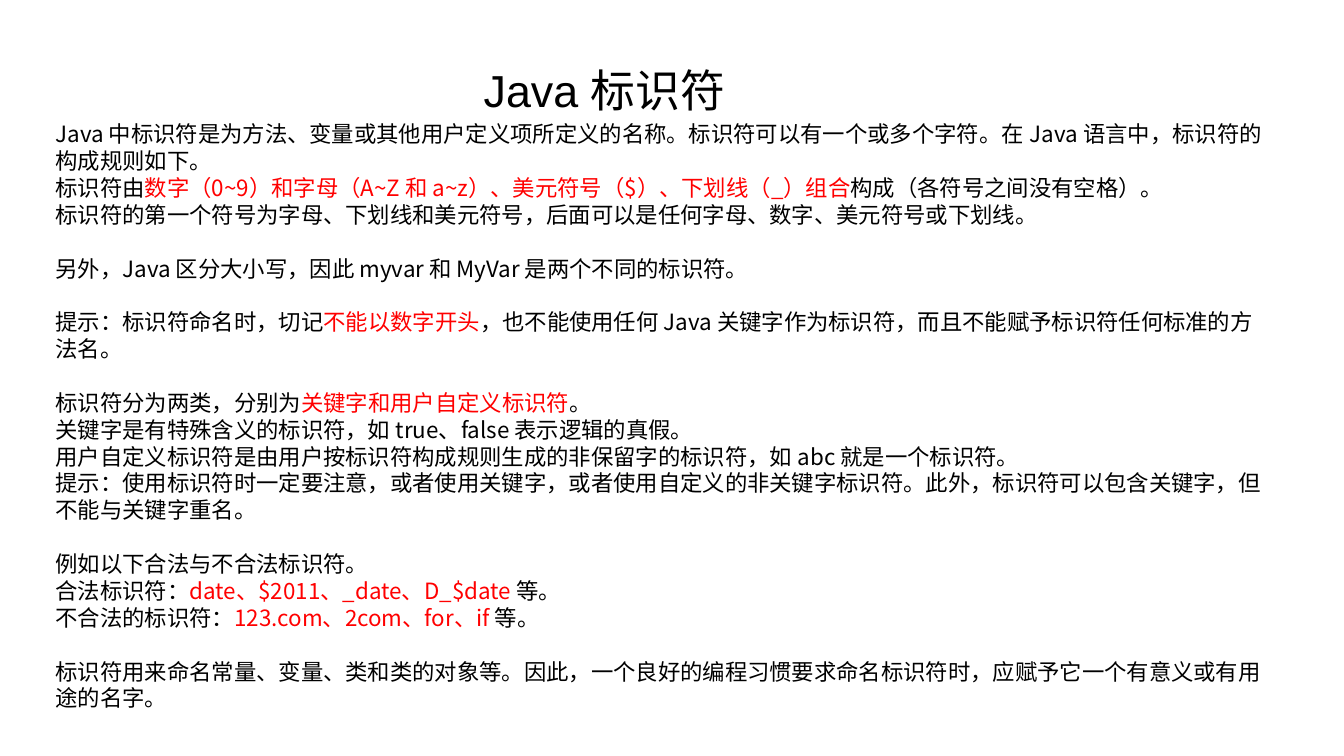
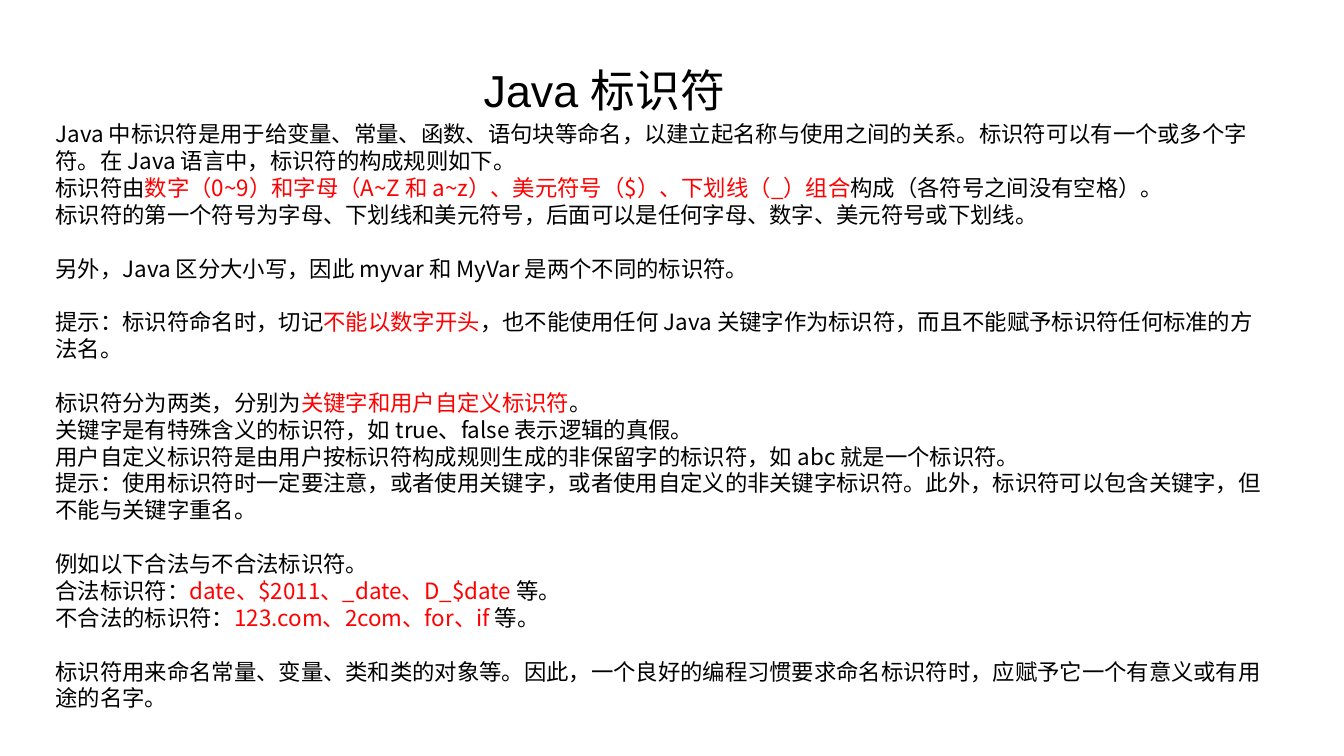
Before and after one commit to linkknown/PPT, a slide deck: slide 14 of 基础PPT/第1章：Java编程基础.pptx. Drawn at 1344x756 pixels with LibreOffice and Linux fonts; fonts in the diff are those of the drawing; background and template pictures are left out. Boxes give left, top, right and bottom in pixels: in the first picture for what was removed or moved away, otherwise in the second. Text is boxed around its words. In the diff, an @@ line names an element or a change of style, - is before the commit and + after.

```diff
--- a/基础PPT/第1章：Java编程基础.pptx
+++ b/基础PPT/第1章：Java编程基础.pptx
@@ text at box(56, 123, 1247, 172): text changed @@
-Java 中标识符是为方法、变量或其他用户定义项所定义的名称。标识符可以有一个或多个字符。在 Java 语言中，标识符的构成规则如下。
+Java 中标识符是用于给变量、常量、函数、语句块等命名，以建立起名称与使用之间的关系。标识符可以有一个或多个字符。在 Java 语言中，标识符的构成规则如下。
```
Also in this commit, not shown: 7 other slides changed.
